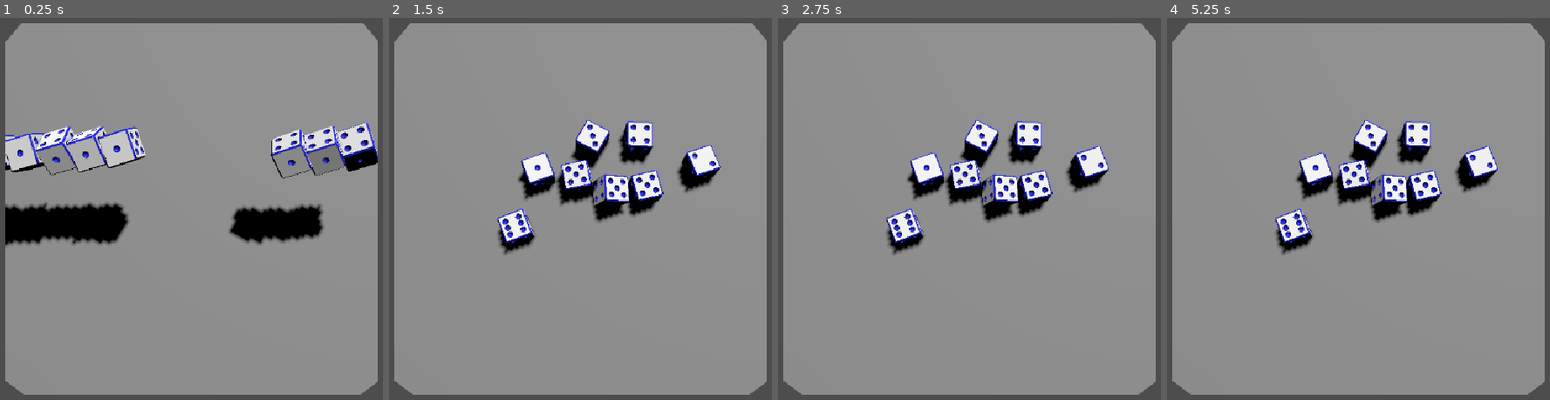
Above: before the commit, frames 1-4 (left to right).
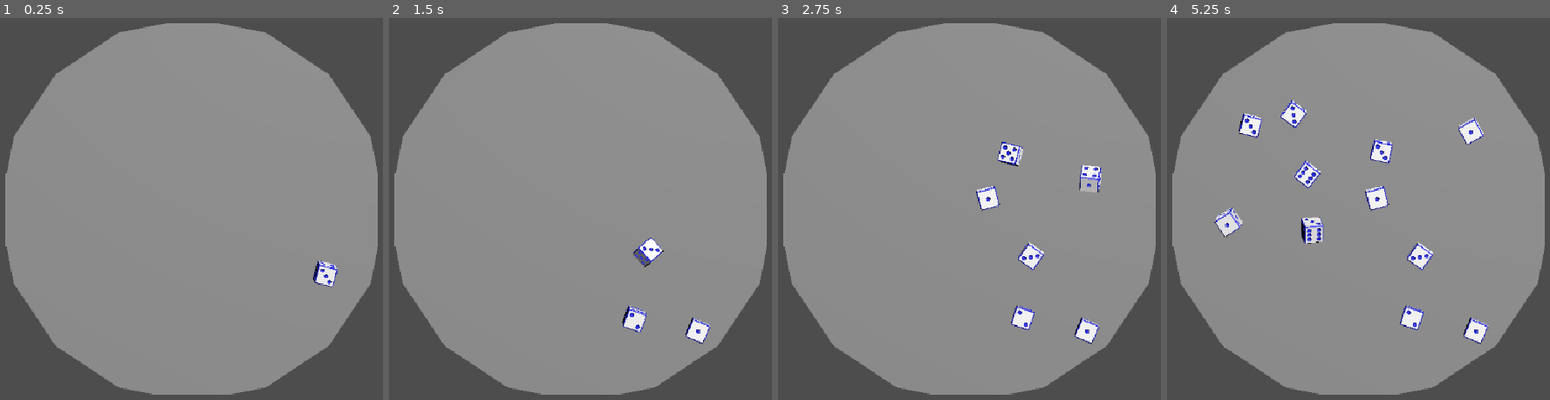
Above: after the commit, the same moments.

Repository: zlounsberry/OatsBrackeysJam2025
Game: Godot game, scene res://scenes/dice_tray.tscn
Two runs of this game, one before a commit and one after it. Both use one fixed random seed, a clock stepped at 60 frames per second and the inputs below. This scene is started directly instead of the project's main scene.
Inputs (mouse positions are in pixels of both pictures, inside the frame that each line leads up to):
- Up to frame 1 (0.25 s): no input
- Up to frame 2 (1.5 s): move the mouse to (729, 193) at 0.52 s; press the mouse at (729, 193) at 0.53 s; hold Right (ui_right) 0.53-1.28 s; move the mouse to (434, 231) at 1.27 s; release the mouse at (434, 231) at 1.28 s; hold Left (ui_left) from 1.28 s (still down); click (434, 231) at 1.35 s
- Up to frame 3 (2.75 s): move the mouse to (1034, 124) at 2.02 s; release Left (ui_left) at 2.03 s; press the mouse at (1034, 124) at 2.03 s; hold Right (ui_right) from 2.03 s (still down)
- Up to frame 4 (5.25 s): move the mouse to (1320, 289) at 2.77 s; release the mouse at (1320, 289) at 2.78 s; click (1320, 289) at 2.85 s; move the mouse to (outside the picture) at 3.52 s; release Right (ui_right) at 3.53 s; press the mouse at (outside the picture) at 3.53 s; hold Left (ui_left) from 3.53 s (still down); move the mouse to (outside the picture) at 4.27 s; release the mouse at (outside the picture) at 4.28 s; click (outside the picture) at 4.35 s; move the mouse to (1389, 212) at 5.02 s; press the mouse at (1389, 212) at 5.03 s

The runs differ from the first frame. In frame 1, 28% of the frame differs, in the area x 1-99%, y 1-99%; in frame 2, 25%; in frame 3, 25%; in frame 4, 27%.

Commit message:
dice lining up nicely

Diff:
--- a/oatsbrackeysjam2025/scenes/dice_tray.tscn
+++ b/oatsbrackeysjam2025/scenes/dice_tray.tscn
@@ -18,9 +18,9 @@
 
 [node name="DiceTray" type="Node2D"]
 script = ExtResource("1_xrqg8")
-attacker_army_size = 3
+attacker_army_size = 6
 defender_player_id = 1
-defender_army_size = 5
+defender_army_size = 6
 
 [node name="DirectionalLight3D" type="DirectionalLight3D" parent="."]
 transform = Transform3D(-0.866023, -0.433016, 0.250001, 0, 0.499998, 0.866027, -0.500003, 0.749999, -0.43301, 0, 0, 0)
@@ -44,8 +44,10 @@
 shape = SubResource("ConcavePolygonShape3D_h6acc")
 
 [node name="Camera3D" type="Camera3D" parent="3DView/SubViewport"]
-transform = Transform3D(1, 0, 0, 0, 0.216133, 0.976364, 0, -0.976364, 0.216133, 0, 3.67344, 1.01394)
+transform = Transform3D(1, 0, 0, 0, -0.104754, 0.994498, 0, -0.994498, -0.104754, -4.76837e-07, 4.42562, -0.477207)
+projection = 1
 fov = 42.1875
+size = 3.85487
 
 [node name="DiceReader" type="Area3D" parent="3DView/SubViewport"]
 transform = Transform3D(1, 0, 0, 0, 1, 0, 0, 0, 1, 0, 0.11343, 0)
@@ -59,8 +61,56 @@
 [node name="AttackerSpawn" type="Marker3D" parent="3DView/SubViewport"]
 transform = Transform3D(1, 0, 0, 0, 1, 0, 0, 0, 1, 1.52698, 0.368042, 0)
 
+[node name="AimHere" type="Marker3D" parent="3DView/SubViewport/AttackerSpawn"]
+transform = Transform3D(1, 0, 0, 0, 1, 0, 0, 0, 1, -0.0490785, 0, 0.263474)
+
 [node name="DefenderSpawn" type="Marker3D" parent="3DView/SubViewport"]
 transform = Transform3D(1, 0, 0, 0, 1, 0, 0, 0, 1, -1.527, 0.368, 0)
+
+[node name="AimHere" type="Marker3D" parent="3DView/SubViewport/DefenderSpawn"]
+transform = Transform3D(1, 0, 0, 0, 1, 0, 0, 0, 1, 0.0679772, 0, -0.250577)
+
+[node name="AttackerDie0" type="Marker3D" parent="3DView/SubViewport"]
+transform = Transform3D(1, 0, 0, 0, 1, 0, 0, 0, 1, 0.5, 0.15, -1.5)
+
+[node name="AttackerDie1" type="Marker3D" parent="3DView/SubViewport"]
+transform = Transform3D(1, 0, 0, 0, 1, 0, 0, 0, 1, 0.5, 0.15, -1)
+
+[node name="AttackerDie2" type="Marker3D" parent="3DView/SubViewport"]
+transform = Transform3D(1, 0, 0, 0, 1, 0, 0, 0, 1, 0.5, 0.15, -0.5)
+
+[node name="AttackerDie3" type="Marker3D" parent="3DView/SubViewport"]
+transform = Transform3D(1, 0, 0, 0, 1, 0, 0, 0, 1, 0.5, 0.15, 0)
+
+[node name="AttackerDie4" type="Marker3D" parent="3DView/SubViewport"]
+transform = Transform3D(1, 0, 0, 0, 1, 0, 0, 0, 1, 0.5, 0.15, 0.5)
+
+[node name="AttackerDie5" type="Marker3D" parent="3DView/SubViewport"]
+transform = Transform3D(1, 0, 0, 0, 1, 0, 0, 0, 1, 0.5, 0.15, 1)
+
+[node name="AttackerDie6" type="Marker3D" parent="3DView/SubViewport"]
+transform = Transform3D(1, 0, 0, 0, 1, 0, 0, 0, 1, 0.5, 0.15, 1.5)
+
+[node name="DefenderDie0" type="Marker3D" parent="3DView/SubViewport"]
+transform = Transform3D(1, 0, 0, 0, 1, 0, 0, 0, 1, -0.5, 0.15, -1.5)
+
+[node name="DefenderDie1" type="Marker3D" parent="3DView/SubViewport"]
+transform = Transform3D(1, 0, 0, 0, 1, 0, 0, 0, 1, -0.5, 0.15, -1)
+
+[node name="DefenderDie2" type="Marker3D" parent="3DView/SubViewport"]
+transform = Transform3D(1, 0, 0, 0, 1, 0, 0, 0, 1, -0.5, 0.15, -0.5)
+
+[node name="DefenderDie3" type="Marker3D" parent="3DView/SubViewport"]
+transform = Transform3D(1, 0, 0, 0, 1, 0, 0, 0, 1, -0.5, 0.15, 0)
+
+[node name="DefenderDie4" type="Marker3D" parent="3DView/SubViewport"]
+transform = Transform3D(1, 0, 0, 0, 1, 0, 0, 0, 1, -0.5, 0.15, 0.5)
+
+[node name="DefenderDie5" type="Marker3D" parent="3DView/SubViewport"]
+transform = Transform3D(1, 0, 0, 0, 1, 0, 0, 0, 1, -0.5, 0.15, 1)
+
+[node name="DefenderDie6" type="Marker3D" parent="3DView/SubViewport"]
+transform = Transform3D(1, 0, 0, 0, 1, 0, 0, 0, 1, -0.5, 0.15, 1.5)
 
 [node name="ReadTimer" type="Timer" parent="."]
 wait_time = 3.0
--- a/oatsbrackeysjam2025/scripts/dice_tray.gd
+++ b/oatsbrackeysjam2025/scripts/dice_tray.gd
@@ -1,6 +1,7 @@
 extends Node2D
 
 signal read_complete # to avoid race conditions...
+signal reorder_complete # to avoid race conditions...
 
 const DIE = preload("res://scenes/die.tscn")
 
@@ -11,33 +12,57 @@
 @export var defender_player_rolls_array: Array = []
 @export var defender_army_size: int
 
+
 func _ready() -> void:
+	self.read_complete.connect(_on_read_complete)
+	self.reorder_complete.connect(_on_reorder_complete)
 	_throw_dice()
+
+
+func _move_dice(is_attacker: bool):
+	print("moving!")
+	if is_attacker:
+		for attacker_roll in attacker_player_rolls_array:
+			var die = attacker_roll[1]
+			if die == null:
+				continue
+			die.get_node("CollisionShape3D").disabled = true
+			die.freeze = true
+			var tween: Tween = create_tween()
+			tween.tween_property(die, "global_position", get_node(str("3DView/SubViewport/AttackerDie", die.roll_position)).global_position, 0.25)
+			await get_tree().create_timer(0.2).timeout
+	else:
+		for defender_roll in defender_player_rolls_array:
+			var die = defender_roll[1]
+			if die == null:
+				continue
+			die.get_node("CollisionShape3D").disabled = true
+			die.freeze = true
+			var tween: Tween = create_tween()
+			tween.tween_property(die, "global_position", get_node(str("3DView/SubViewport/DefenderDie", die.roll_position)).global_position, 0.25)
+			await get_tree().create_timer(0.2).timeout
 
 
 func reorder_dice(is_attacker: bool) -> void:
 	var dice_counter: int = 0
 	var number_to_roll: int = min(len(attacker_player_rolls_array), len(defender_player_rolls_array))
+#	 attacker_player_rolls_array is an array of arrays where the 1st position determines order and the 2nd position is the scene itself
+	print("only use ", number_to_roll)
 	if is_attacker:
 		for attacker_roll in attacker_player_rolls_array:
-			for dice in get_tree().get_nodes_in_group("dice"):
-				if dice.player_id == attacker_player_id:
-					if dice_counter > number_to_roll:
-						dice.queue_free() # TODO: animate
-					else:
-						print("move this one up ", attacker_roll)
-						dice.roll_position = dice_counter
-						dice_counter += 1
+			if dice_counter >= number_to_roll:
+				attacker_roll[1].queue_free() # TODO: animate
+			else:
+				attacker_roll[1].roll_position = dice_counter
+				dice_counter += 1
 	else:
 		for defender_roll in defender_player_rolls_array:
-			for dice in get_tree().get_nodes_in_group("dice"):
-				if dice.player_id == defender_player_id:
-					if dice_counter > number_to_roll:
-						dice.queue_free() # TODO: animate
-					else:
-						print("move this one up ", defender_roll)
-						dice.roll_position = dice_counter
-						dice_counter += 1
+			if dice_counter >= number_to_roll:
+				defender_roll[1].queue_free() # TODO: animate
+			else:
+				defender_roll[1].roll_position = dice_counter
+				dice_counter += 1
+	reorder_complete.emit()
 
 
 func read_dice() -> void:
@@ -46,10 +71,10 @@
 		var die: RigidBody3D = die_area.get_parent()
 		match die.player_id:
 			attacker_player_id:
-				attacker_player_rolls_array.append(die_area.face_value)
+				attacker_player_rolls_array.append([die_area.face_value, die])
 				die.roll_value = die_area.face_value
 			defender_player_id:
-				defender_player_rolls_array.append(die_area.face_value)
+				defender_player_rolls_array.append([die_area.face_value, die])
 				die.roll_value = die_area.face_value
 	attacker_player_rolls_array.sort()
 	attacker_player_rolls_array.reverse()
@@ -66,20 +91,34 @@
 		die.is_attacking = true
 		die.player_id = attacker_player_id
 		die.faction_id = GameState.current_player_dict[attacker_player_id]["faction_id"]
+		die.impulse_direction = $"3DView/SubViewport/AttackerSpawn".global_position.direction_to($"3DView/SubViewport/AttackerSpawn/AimHere".global_position)
+		$"3DView/SubViewport/AttackerSpawn".rotate_y(deg_to_rad(-160 / attacker_army_size))
 		add_child(die)
 		die.global_position = $"3DView/SubViewport/AttackerSpawn".global_position
+		await get_tree().create_timer(0.5).timeout
+
 	for _value in range(defender_army_size):
 		var die: RigidBody3D = DIE.instantiate()
 		die.is_attacking = false
 		die.player_id = defender_player_id
 		die.faction_id = GameState.current_player_dict[defender_player_id]["faction_id"]
+		die.impulse_direction = $"3DView/SubViewport/DefenderSpawn".global_position.direction_to($"3DView/SubViewport/DefenderSpawn/AimHere".global_position)
+		$"3DView/SubViewport/DefenderSpawn".rotate_y(deg_to_rad(-160 / defender_army_size))
 		add_child(die)
 		die.global_position = $"3DView/SubViewport/DefenderSpawn".global_position
+		await get_tree().create_timer(0.5).timeout
 	$ReadTimer.start()
 
 
 func _on_read_timer_timeout() -> void:
 	read_dice()
-	await read_complete
+
+
+func _on_read_complete() -> void:
 	reorder_dice(true)
 	reorder_dice(false)
+
+
+func _on_reorder_complete() -> void:
+	_move_dice(true)
+	_move_dice(false)
--- a/oatsbrackeysjam2025/scripts/die.gd
+++ b/oatsbrackeysjam2025/scripts/die.gd
@@ -4,27 +4,29 @@
 const SCC = preload("res://assets/resources/SCC.tres")
 const SJ = preload("res://assets/resources/SJ.tres")
 const OUTLINE_MATERIAL = preload("res://assets/resources/outline_material.tres")
-
+const IMPULSE_STRENGTH = 3
 
 @export var faction_id: int
 @export var player_id: int
 @export var is_attacking: bool
 @export var roll_value: int
 @export var roll_position: int
+@export var impulse_direction: Vector3
 
 
 func _ready() -> void:
+	rotation_degrees.y = randf_range(0, 360)
 	_toss_self()
 
 
 func _toss_self() -> void:
 	if is_attacking:
-		apply_central_impulse((Vector3.UP + Vector3.LEFT) * 3)
+		apply_central_impulse(impulse_direction * IMPULSE_STRENGTH)
 	else:
-		apply_central_impulse((Vector3.UP + Vector3.RIGHT) * 3)
-	var random_float_x: float = randf_range(0.5, 5.0)
-	var random_float_y: float = randf_range(0.5, 5.0)
-	var random_float_z: float = randf_range(0.5, 5.0)
+		apply_central_impulse(impulse_direction * IMPULSE_STRENGTH)
+	var random_float_x: float = randf_range(1, 5)
+	var random_float_y: float = randf_range(1, 5)
+	var random_float_z: float = randf_range(1, 5)
 	angular_velocity = Vector3(random_float_x, random_float_y, random_float_z)
 
 
--- a/oatsbrackeysjam2025/scripts/globals/game_state.gd
+++ b/oatsbrackeysjam2025/scripts/globals/game_state.gd
@@ -23,6 +23,8 @@
 	TRANSITIONING,
 	GAME_OVER,
 }
+
+const MAX_ARMY_SIZE: int = 7
 
 @onready var current_state: int = STATE_MACHINE.SELECTING_IN_GAME # For testing confirm button
 @onready var current_player_turn: int = GameState.PLAYER_IDS.PLAYER_99 # This gets updated with _update_current_player in the main scene ready function
